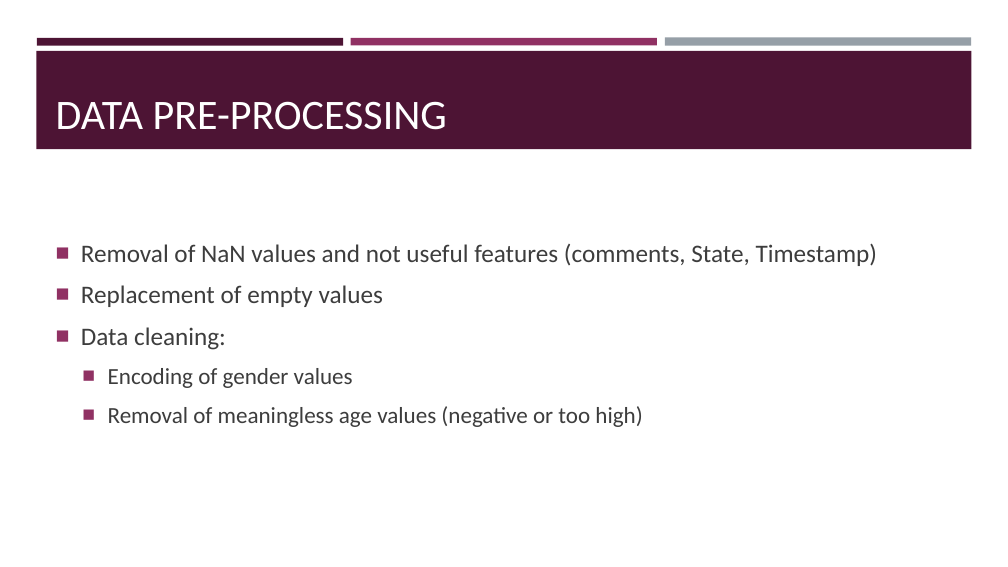
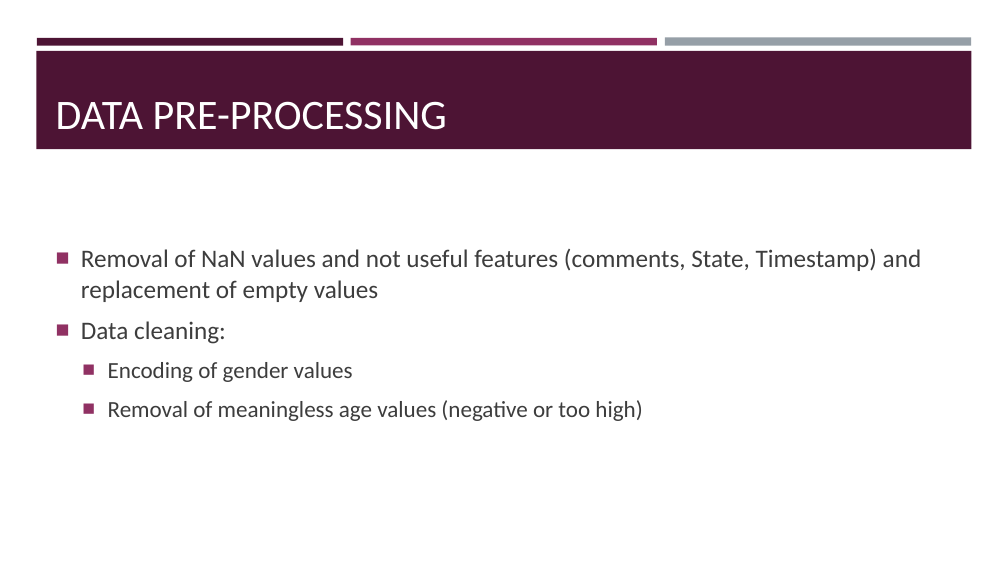
Before and after one commit to stefanopc/Mental-Health-Tech-Prediction, a slide deck: slide 6 of ProjectWorkPPT.pptx. Drawn at 1008x567 pixels with LibreOffice and Linux fonts; fonts in the diff are those of the drawing. Boxes give left, top, right and bottom in pixels: in the first picture for what was removed or moved away, otherwise in the second. Text is boxed around its words. In the diff, an @@ line names an element or a change of style, - is before the commit and + after.

```diff
--- a/ProjectWorkPPT.pptx
+++ b/ProjectWorkPPT.pptx
@@ text at bbox=[81, 248, 922, 302]: text changed @@
-■ Removal of NaN values and not useful features (comments, State, Timestamp)
-■ Replacement of empty values
+■ Removal of NaN values and not useful features (comments, State, Timestamp) and replacement of empty values
```
Also in this commit, not shown: 4 other slides changed, 1 other file.
